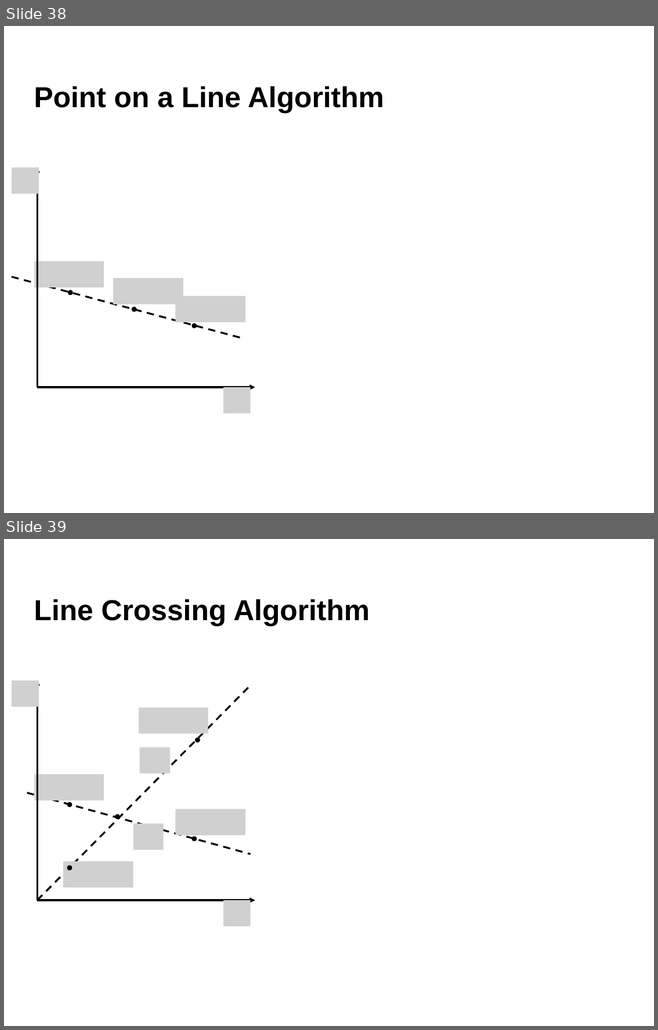
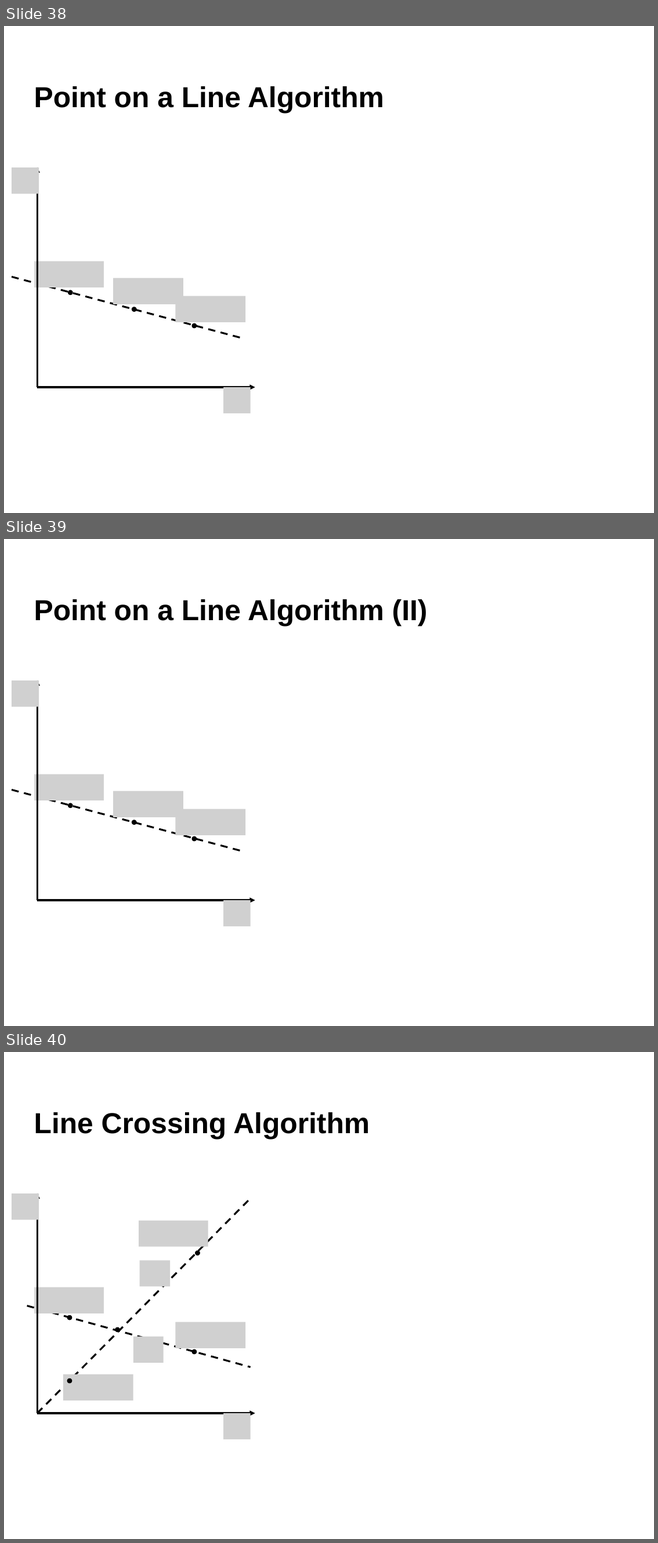
Before and after one commit to aldolipani/CEGE0096, a slide deck: 05 - Week/5 - Geometry with Python.pptx. Shown one above the other, each under a label of ours: slides 38 and 39 before the commit, slides 38, 39 and 40 after it. The pictures are 658x1030 and 658x1543 pixels, drawn with LibreOffice and Linux fonts; fonts in the diff are those of the drawing; grey boxes stand for pictures; background and template pictures are left out. Boxes give left, top, right and bottom in pixels: in the first picture for what was removed or moved away, otherwise in the second. Text is boxed around its words. In the diff, an @@ line names an element or a change of style, - is before the commit and + after.

```diff
--- a/05 - Week/5 - Geometry with Python.pptx
+++ b/05 - Week/5 - Geometry with Python.pptx
@@ slide 39 added at (4, 539, 654, 1026), background #FFFFFF @@
@@ title added at (34, 599, 427, 626), 32 pt, text #000000, bold @@
+Point on a Line Algorithm (II)
@@ picture added at (12, 681, 39, 707) @@
@@ arrow added from (37, 900) to (37, 681), #000000 2 pt @@
@@ picture added at (35, 774, 104, 800) @@
@@ line added from (12, 790) to (242, 852), #000000 2 pt dashed @@
@@ picture added at (113, 791, 183, 817) @@
@@ ellipse added at (69, 804, 72, 808), fill #000000, outline #000000 2 pt @@
@@ picture added at (176, 809, 246, 835) @@
@@ ellipse added at (133, 821, 136, 824), fill #000000, outline #000000 2 pt @@
@@ ellipse added at (192, 837, 195, 841), fill #000000, outline #000000 2 pt @@
@@ arrow added from (37, 900) to (255, 900), #000000 2 pt @@
@@ picture added at (224, 900, 250, 926) @@
@@ page number added at (219, 990, 438, 1016), 14 pt, text #FFFFFF @@
+38
@@ what was slide 39 is now slide 40 @@
```
Also in this commit, not shown: 14 slides changed, 5 other slides added.
